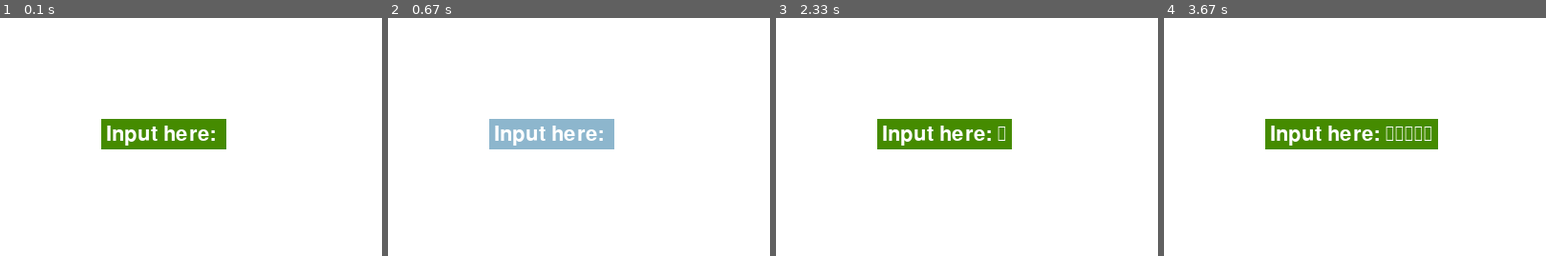
Above: before the commit, frames 1-4 (left to right).
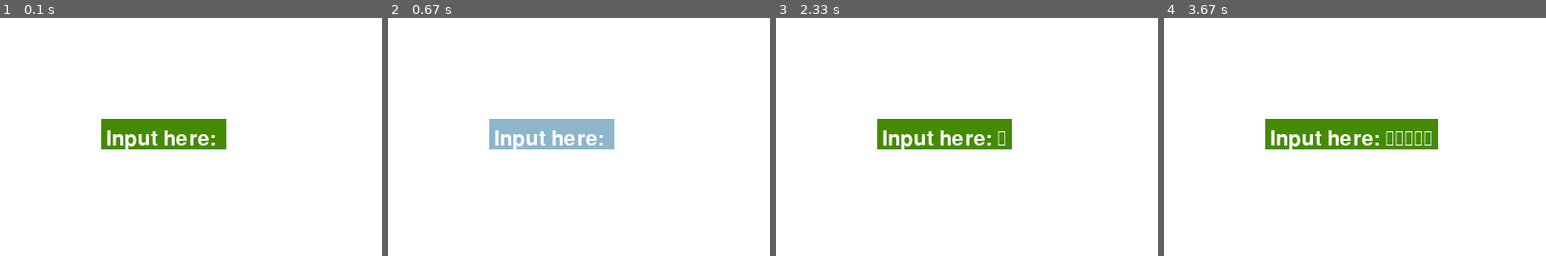
Above: after the commit, the same moments.

Repository: carolina-cza/Tecna
Game: pygame game, started from daily_stuff/pygame/WindowWithText.py
Two runs of this game, one before a commit and one after it. Both use one fixed random seed, a clock stepped at 60 frames per second and the inputs below.
Inputs (mouse positions are % of the whole screen's width and height, from its top left):
- Up to frame 1 (0.1 s): no input
- Up to frame 2 (0.67 s): click "Input here:" at 0.38 s
- Up to frame 3 (2.33 s): click (50, 57) at 0.72 s; tap Enter at 2 s
- Up to frame 4 (3.67 s): tap Enter every 0.33 s from 2.33 to 3.33 s
The pictures show only the part of the screen within x 12-62%, y 19-69%; the shares and areas given below are measured in that part.

The runs differ from the first frame. In frame 1, 1.0% of the frame differs, in the area x 28-57%, y 45-56%; in frame 2, 0.9%; in frame 3, 1.0%; in frame 4, 1.3%, in the area x 28-70%, y 45-56%.

Commit message:
pygame ausprobieren

Diff:
--- /dev/null
+++ b/daily_stuff/pygame/WindowWithImage.py
@@ -0,0 +1,32 @@
+import pygame
+
+pygame.init()
+
+X = 450
+Y = 700
+
+background_colour = (255,51,255)
+
+screen = pygame.display.set_mode((X,Y))
+
+pygame.display.set_caption('image')
+
+imp = pygame.image.load("C:\\Users\\CzaplaC\\Python\\images\\casper.jpg").convert()
+
+screen.blit(imp,(0,0))
+
+font = pygame.font.SysFont("Comic Sans MS",44)
+text =font.render("Hey ich bin Casper^^",True, (188,172,144))
+textRec = text.get_rect()
+textRec.center = (250,670)
+screen.blit(text,textRec)
+
+pygame.display.flip()
+
+status = True
+
+while (status):
+    for i in pygame.event.get():
+        if i.type == pygame.QUIT:
+            status = False
+            pygame.quit()
--- a/daily_stuff/pygame/WindowWithText.py
+++ b/daily_stuff/pygame/WindowWithText.py
@@ -44,6 +44,8 @@
             #unicode standard is used for string formation
             else:
                 user_text += event.unicode
+                #if text_surface.get_width() > input_rect.w -400:
+                   # user_text = user_text[:-1]
 
     display.fill((255,255, 255))
 
@@ -58,7 +60,7 @@
     text_surface = base_font.render(user_text, True, (255,255,255))
 
     #render at position stated in arguments
-    display.blit(text_surface,(input_rect.x+5, input_rect.y+5))
+    display.blit(text_surface,(input_rect.x+5, input_rect.y+10))
 
     #set width of textfield so that text cannot get outside of users text input
     input_rect.w = max(100,text_surface.get_width()+10)
